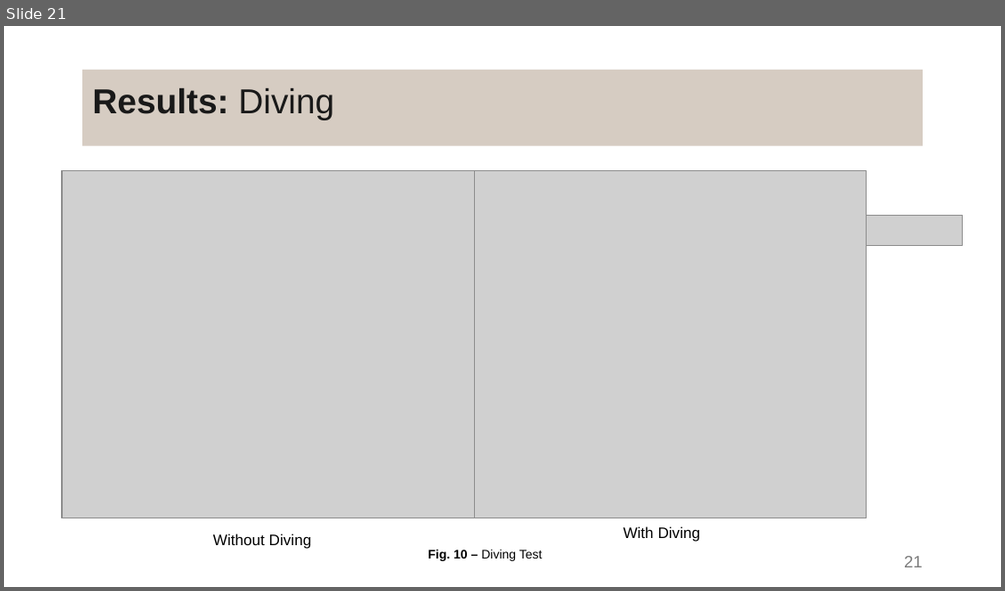
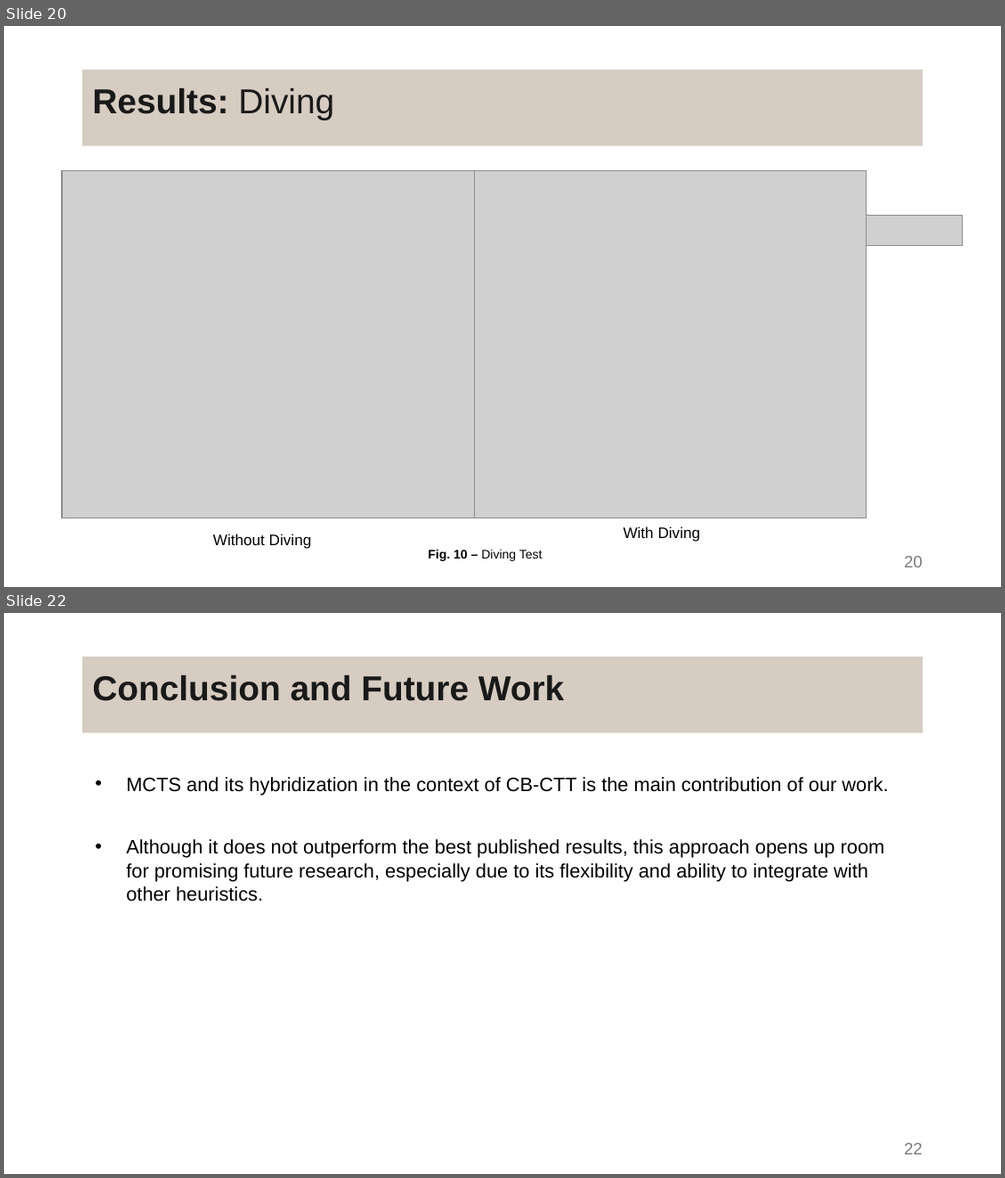
Before and after one commit to DanielaTomas/FCUP-SCHEDULE, a slide deck: Docs/Presentation.pptx. Shown one above the other, each under a label of ours: slide 21 before the commit, slides 20 and 22 after it; the slides between them are not shown. The pictures are 1005x591 and 1005x1178 pixels, drawn with LibreOffice and Linux fonts; fonts in the diff are those of the drawing; grey boxes stand for pictures. Boxes give left, top, right and bottom in pixels: in the first picture for what was removed or moved away, otherwise in the second. Text is boxed around its words. In the diff, an @@ line names an element or a change of style, - is before the commit and + after.

```diff
--- a/Docs/Presentation.pptx
+++ b/Docs/Presentation.pptx
@@ slide 22 added at (x1=4, y1=613, x2=1001, y2=1174), background #FFFFFF @@
@@ title added at (x1=82, y1=657, x2=923, y2=734), fill #D6CCC2, 25 pt, text #191919, bold @@
+Conclusion and Future Work
@@ text added at (x1=126, y1=777, x2=888, y2=901), 14 pt, text #000000 @@
+• MCTS and its hybridization in the context of CB-CTT is the main contribution of our work.
+• Although it does not outperform the best published results, this approach opens up room for promising future research, especially due to its flexibility and ability to integrate with other heuristics.
@@ page number added at (x1=904, y1=1143, x2=922, y2=1154), 12 pt, text #7A7A7A @@
+22
@@ what was slide 21 is now slide 20 @@
@@ page number at (x1=904, y1=556, x2=922, y2=567): text changed @@
-21
+20
```
Also in this commit, not shown: 10 slides changed, 1 other slide added, 3 slides removed.
